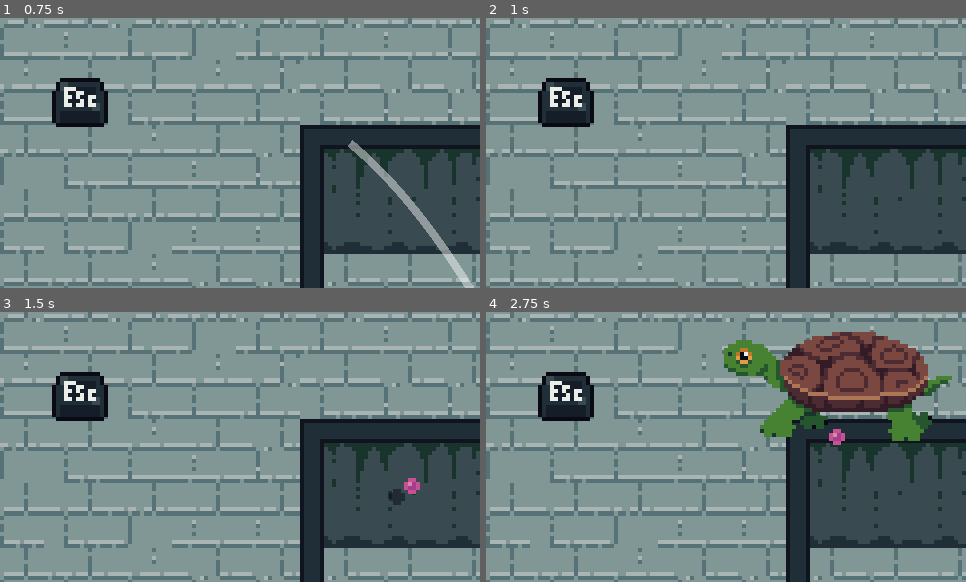
Above: before the commit, frames 1-4 (two rows, left to right).
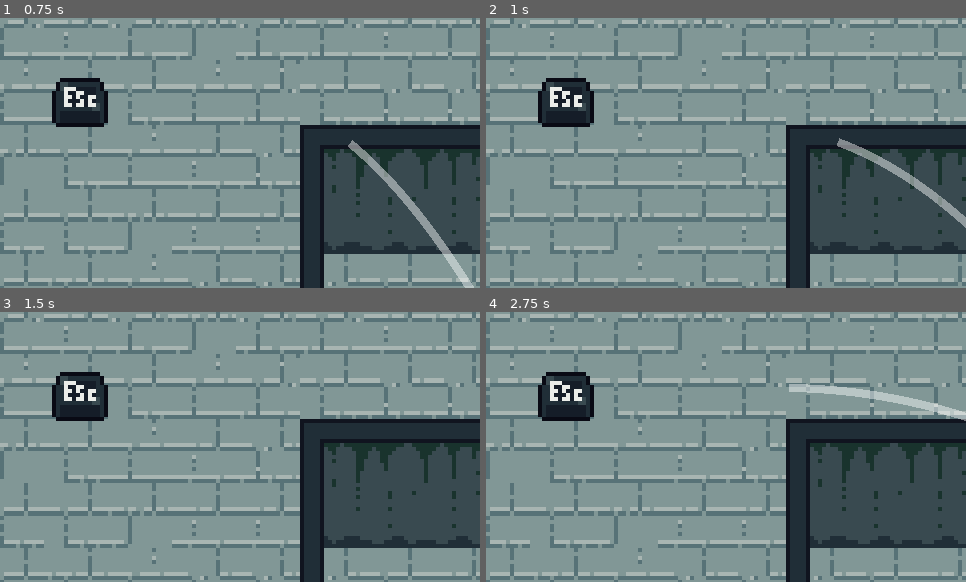
Above: after the commit, the same moments.

Repository: MarcelAndreleRoux/Biltong_LOB_IMY300
Game: Godot game, scene res://scenes/world/world.tscn
The game is run twice, just before and just after one commit, with the same random seed, the same clock (stepped at 60 frames per second) and the same inputs. This scene is started directly instead of the project's main scene. The engine's default icon, where the game draws it, is replaced by a stand-in: a white triangle on a blue panel in a dark square. Sound files missing from this copy of the repository are replaced by a short silence.
Inputs (mouse positions are in pixels of both pictures, inside the frame that each line leads up to):
- Up to frame 1 (0.75 s): tap Enter at 0.5 s; move the mouse to (345, 139) at 0.52 s; hold D (move_right) from 0.53 s (still down); hold Right mouse button (aim) from 0.53 s (still down)
- Up to frame 2 (1 s): keep holding D (move_right); keep holding Right mouse button (aim); click (831, 139) at 0.8 s
- Up to frame 3 (1.5 s): move the mouse to (144, 460) at 1.27 s; release D (move_right) at 1.28 s; release Right mouse button (aim) at 1.28 s; hold S (move_down) from 1.28 s (still down); click (144, 460) at 1.35 s
- Up to frame 4 (2.75 s): right-click (630, 460) at 1.55 s; move the mouse to (774, 387) at 2.02 s; release S (move_down) at 2.03 s; hold D (move_right) from 2.03 s (still down); hold Right mouse button (aim) from 2.03 s (still down); click (774, 387) at 2.3 s

Frame 1 is identical in both runs. In frame 2, 0.9% of the frame differs, in the area x 73-100%, y 44-78%; in frame 3, 0.3%; in frame 4, 12%, in the area x 49-100%, y 7-50%.

Commit message:
Can't throw over wall

Diff:
--- a/scenes/Shared/SharedSignals.gd
+++ b/scenes/Shared/SharedSignals.gd
@@ -4,6 +4,7 @@
 signal item_pickup
 signal pickup_item
 signal item_throw
+signal can_throw_projectile
 signal cooldown_start
 signal cooldown_start_other
 signal cooldown_end
--- a/scenes/entities/enemies/Wander.gd
+++ b/scenes/entities/enemies/Wander.gd
@@ -69,26 +69,28 @@
 func _handle_reached_marker():
 	direction = Vector2.ZERO
 
-	if current_position.name.begins_with("spawnable"):
+	if current_position.name.begins_with("Projectile"):
 		var distance_to_food = global_position.distance_to(current_position.global_position)
 		if distance_to_food <= eating_distance:
+			print("can eat")
 			#print("Starting to eat at marker:", current_position.name)
 			is_eating = true
 			SharedSignals.start_eating.emit()
-			_create_eating_timer()
+			#_create_eating_timer()
 		else:
 			#print("Too far to eat. Distance:", distance_to_food)
 			_get_next_position()
 	else:
 		_get_next_position()
 
-func _create_eating_timer():
-	var timer = Timer.new()
-	timer.wait_time = 5.0  # Duration of eating time
-	timer.one_shot = true
-	timer.timeout.connect(_can_move_again)
-	add_child(timer)
-	timer.start()
+#func _create_eating_timer():
+	#print("created eating timer")
+	#var timer = Timer.new()
+	#timer.wait_time = 5.0  # Duration of eating time
+	#timer.one_shot = true
+	#timer.timeout.connect(_can_move_again)
+	#add_child(timer)
+	#timer.start()
 
 func _can_move_again():
 	is_eating = false
@@ -106,7 +108,7 @@
 	var regular_markers = []
 
 	for marker in positions:
-		if marker.name.begins_with("spawnable"):
+		if marker.name.begins_with("Projectile"):
 			spawnable_markers.append(marker)
 		else:
 			regular_markers.append(marker)
--- a/scenes/entities/enemies/enemy.gd
+++ b/scenes/entities/enemies/enemy.gd
@@ -69,7 +69,7 @@
 
 func _create_turn_timer():
 	var timer = Timer.new()
-	timer.wait_time = 0.2  # Pause duration before moving to the next marker
+	timer.wait_time = 0.5  # Pause duration before moving to the next marker
 	timer.one_shot = true
 	timer.timeout.connect(_can_move_again)
 	add_child(timer)
--- a/scenes/entities/objects/static/box/box.tscn
+++ b/scenes/entities/objects/static/box/box.tscn
@@ -62,7 +62,6 @@
 
 [node name="AnimatedSprite2D" type="AnimatedSprite2D" parent="."]
 position = Vector2(4.17233e-07, 1.19209e-07)
-scale = Vector2(1, 1)
 sprite_frames = SubResource("SpriteFrames_qbh86")
 animation = &"idle"
 
--- a/scenes/entities/player/player.gd
+++ b/scenes/entities/player/player.gd
@@ -17,6 +17,7 @@
 var direction: Vector2 = Vector2.ZERO
 var throw_clicked: bool = false
 var is_on_cooldown: bool = false
+var can_throw_proj: bool = false
 
 var points: Array = []
 
@@ -24,6 +25,10 @@
 	animation_tree.active = true
 	SharedSignals.player_move.connect(_change_speed)
 	SharedSignals.player_exit.connect(_change_speed_back)
+	SharedSignals.can_throw_projectile.connect(_on_can_throw)
+
+func _on_can_throw():
+	can_throw_proj = true
 
 func _change_speed():
 	speed = 50
@@ -58,10 +63,10 @@
 		is_aiming = false
 
 	# Handle throwing action
-	if is_aiming and not is_on_cooldown:
+	if is_aiming and not is_on_cooldown and can_throw_proj:
 		if Input.is_action_just_pressed("throw") and not throw_clicked:
 			throw_clicked = true
-			is_on_cooldown = true  # Start cooldown
+			is_on_cooldown = true
 			_play_throw_animation()
 			_start_cooldown_timer()
 	else:
--- a/scenes/world/world.gd
+++ b/scenes/world/world.gd
@@ -5,6 +5,7 @@
 @onready var game_pause = $GamePause
 @onready var keycaps = $Keycaps
 @onready var mouse = $Mouse
+@onready var ray_cast_2d = $Player/RayCast2D
 
 var _main: Node2D
 var _end: Vector2
@@ -30,8 +31,17 @@
 	_projectileScene = preload("res://scenes/entities/objects/throwables/tester_object.tscn")
 	SharedSignals.new_marker.connect(_on_new_marker)
 	_display_keycaps_start()
+	ray_cast_2d.enabled = true
 
 func _physics_process(_delta):
+	# Update RayCast2D's position and target
+	ray_cast_2d.global_position = player.global_position
+	var mouse_position = get_global_mouse_position()
+	var relative_mouse_position = mouse_position - ray_cast_2d.global_position
+
+	# Set the raycast's target position to the relative mouse position
+	ray_cast_2d.target_position = relative_mouse_position
+
 	_end = get_global_mouse_position()
 
 	if Input.is_action_just_pressed("exit"):
@@ -47,11 +57,16 @@
 	if _isAiming:
 		calculate_trajectory()
 
+	# Check if the raycast is not colliding before allowing a throw
 	if Input.is_action_just_pressed("throw") and _isAiming and not is_on_cooldown:
-		_isAiming = false
-		trajectory_line.visible = false
-		_throw_item()
-		_start_cooldown_timer()
+		if not ray_cast_2d.is_colliding():
+			SharedSignals.can_throw_projectile.emit()
+			_isAiming = false
+			trajectory_line.visible = false
+			_throw_item()
+			_start_cooldown_timer()
+		else:
+			print("Cannot throw, something is in the way!")
 
 func _throw_item():
 	var instance = _projectileScene.instantiate()
--- a/scenes/world/world.tscn
+++ b/scenes/world/world.tscn
@@ -133,19 +133,19 @@
 19:0/0 = 0
 19:0/0/physics_layer_0/linear_velocity = Vector2(0, 0)
 19:0/0/physics_layer_0/angular_velocity = 0.0
-19:0/0/physics_layer_0/polygon_0/points = PackedVector2Array(-8, -8, 8, -8, 8, 8, -8, 8)
+19:0/0/physics_layer_0/polygon_0/points = PackedVector2Array(-8, -8, 8, -8, 8, -2.375, -8, -2.375)
 20:0/0 = 0
 20:0/0/physics_layer_0/linear_velocity = Vector2(0, 0)
 20:0/0/physics_layer_0/angular_velocity = 0.0
-20:0/0/physics_layer_0/polygon_0/points = PackedVector2Array(-8, -8, 8, -8, 8, 8, -8, 8)
+20:0/0/physics_layer_0/polygon_0/points = PackedVector2Array(-8, -8, 8, -8, 8, -2.375, -8, -2.375)
 21:0/0 = 0
 21:0/0/physics_layer_0/linear_velocity = Vector2(0, 0)
 21:0/0/physics_layer_0/angular_velocity = 0.0
-21:0/0/physics_layer_0/polygon_0/points = PackedVector2Array(-8, -8, 8, -8, 8, 8, -8, 8)
+21:0/0/physics_layer_0/polygon_0/points = PackedVector2Array(-8, -8, 8, -8, 8, -2.375, -8, -2.375)
 22:0/0 = 0
 22:0/0/physics_layer_0/linear_velocity = Vector2(0, 0)
 22:0/0/physics_layer_0/angular_velocity = 0.0
-22:0/0/physics_layer_0/polygon_0/points = PackedVector2Array(-8, -8, 8, -8, 8, 8, -8, 8)
+22:0/0/physics_layer_0/polygon_0/points = PackedVector2Array(-8, -8, 8, -8, 8, -2.375, -8, -2.375)
 23:0/0 = 0
 23:0/0/physics_layer_0/linear_velocity = Vector2(0, 0)
 23:0/0/physics_layer_0/angular_velocity = 0.0
@@ -153,11 +153,11 @@
 24:0/0 = 0
 24:0/0/physics_layer_0/linear_velocity = Vector2(0, 0)
 24:0/0/physics_layer_0/angular_velocity = 0.0
-24:0/0/physics_layer_0/polygon_0/points = PackedVector2Array(-8, -8, 8, -8, 8, 8, -8, 8)
+24:0/0/physics_layer_0/polygon_0/points = PackedVector2Array(-8, -8, 8, -8, 8, -2.375, -8, -2.375)
 25:0/0 = 0
 25:0/0/physics_layer_0/linear_velocity = Vector2(0, 0)
 25:0/0/physics_layer_0/angular_velocity = 0.0
-25:0/0/physics_layer_0/polygon_0/points = PackedVector2Array(-8, -8, 8, -8, 8, 8, -8, 8)
+25:0/0/physics_layer_0/polygon_0/points = PackedVector2Array(-8, -8, 8, -8, 8, -2.375, -8, -2.375)
 26:0/0 = 0
 26:0/0/physics_layer_0/linear_velocity = Vector2(0, 0)
 26:0/0/physics_layer_0/angular_velocity = 0.0
@@ -246,6 +246,7 @@
 
 [sub_resource type="TileSet" id="TileSet_06m28"]
 physics_layer_0/collision_layer = 1
+physics_layer_0/collision_mask = 3
 sources/0 = SubResource("TileSetAtlasSource_s31qj")
 sources/1 = SubResource("TileSetAtlasSource_svv0e")
 sources/2 = SubResource("TileSetAtlasSource_1tmx2")
@@ -261,12 +262,14 @@
 layer_1/name = "Walls"
 layer_1/tile_data = PackedInt32Array(29, 1, 0, 28, 589825, 0, 27, 589825, 0, 26, 589825, 0, 25, 589825, 0, 24, 983041,  …(2545 unchanged characters)…
 layer_2/name = "Wires"
-layer_2/tile_data = PackedInt32Array(589826, 1048578, 0, 655 …(132 unchanged characters)… , 917509, 983042, 0, 917510, 524290, 0, 196629, 1048578, 0, 262165, 1048578, 0, 327701, 1048578, 0, 393237, 1048578, 0, 458773, 1048578, 0, 655384, 786434, 0, 655385, 983042, 0, 65 …(134 unchanged characters)…
+layer_2/tile_data = PackedInt32Array(589826, 1048578, 0, 655 …(132 unchanged characters)… , 917509, 983042, 0, 917510, 524290, 0, 655384, 786434, 0, 655385, 983042, 0, 65 …(134 unchanged characters)…
 
 [node name="Player" parent="." instance=ExtResource("1_qoat8")]
 position = Vector2(299, 203)
 collision_layer = 13
 collision_mask = 27
+
+[node name="RayCast2D" type="RayCast2D" parent="Player"]
 
 [node name="TrajectoryLine" type="Line2D" parent="."]
 width = 2.0
@@ -368,39 +371,23 @@
 [node name="select" type="AudioStreamPlayer2D" parent="GamePause"]
 stream = ExtResource("14_374d5")
 
-[node name="Keycaps" type="CanvasLayer" parent="."]
-
-[node name="W" type="TextureRect" parent="Keycaps"]
-offset_left = 291.0
-offset_top = 173.0
-offset_right = 307.0
-offset_bottom = 189.0
+[node name="Keycaps" type="Node2D" parent="."]
+
+[node name="W" type="Sprite2D" parent="Keycaps"]
+position = Vector2(299, 181)
 texture = ExtResource("16_6n2dx")
-stretch_mode = 2
-
-[node name="A" type="TextureRect" parent="Keycaps"]
-offset_left = 272.0
-offset_top = 192.0
-offset_right = 288.0
-offset_bottom = 208.0
+
+[node name="A" type="Sprite2D" parent="Keycaps"]
+position = Vector2(279, 200)
 texture = ExtResource("17_y3teg")
-stretch_mode = 2
-
-[node name="S" type="TextureRect" parent="Keycaps"]
-offset_left = 291.0
-offset_top = 211.0
-offset_right = 307.0
-offset_bottom = 227.0
+
+[node name="S" type="Sprite2D" parent="Keycaps"]
+position = Vector2(320, 199)
 texture = ExtResource("18_ary2y")
-stretch_mode = 2
-
-[node name="D" type="TextureRect" parent="Keycaps"]
-offset_left = 311.0
-offset_top = 192.0
-offset_right = 327.0
-offset_bottom = 208.0
+
+[node name="D" type="Sprite2D" parent="Keycaps"]
+position = Vector2(300, 221)
 texture = ExtResource("19_qqsdr")
-stretch_mode = 2
 
 [node name="Escape" type="CanvasLayer" parent="."]
 
